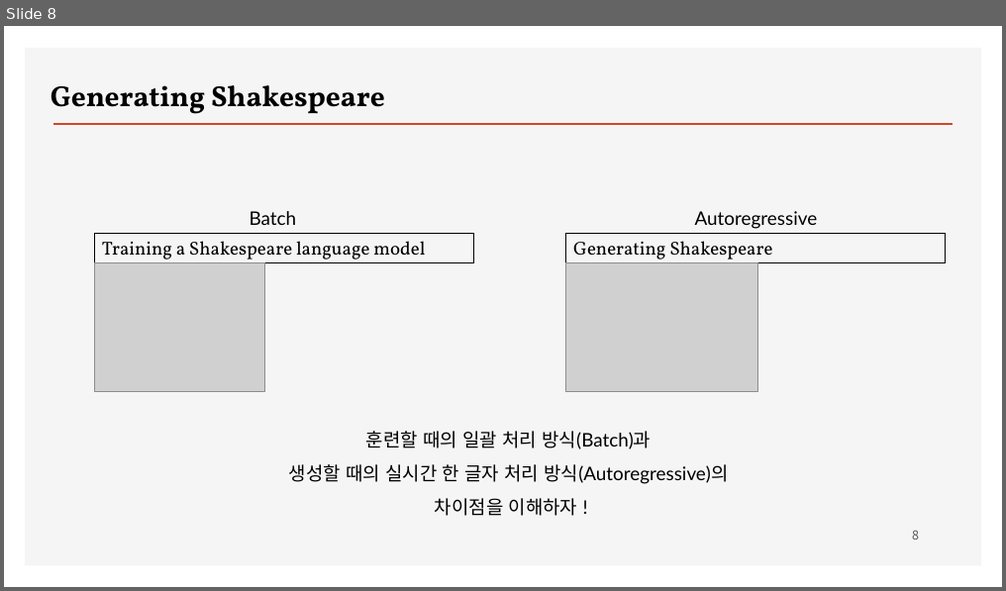
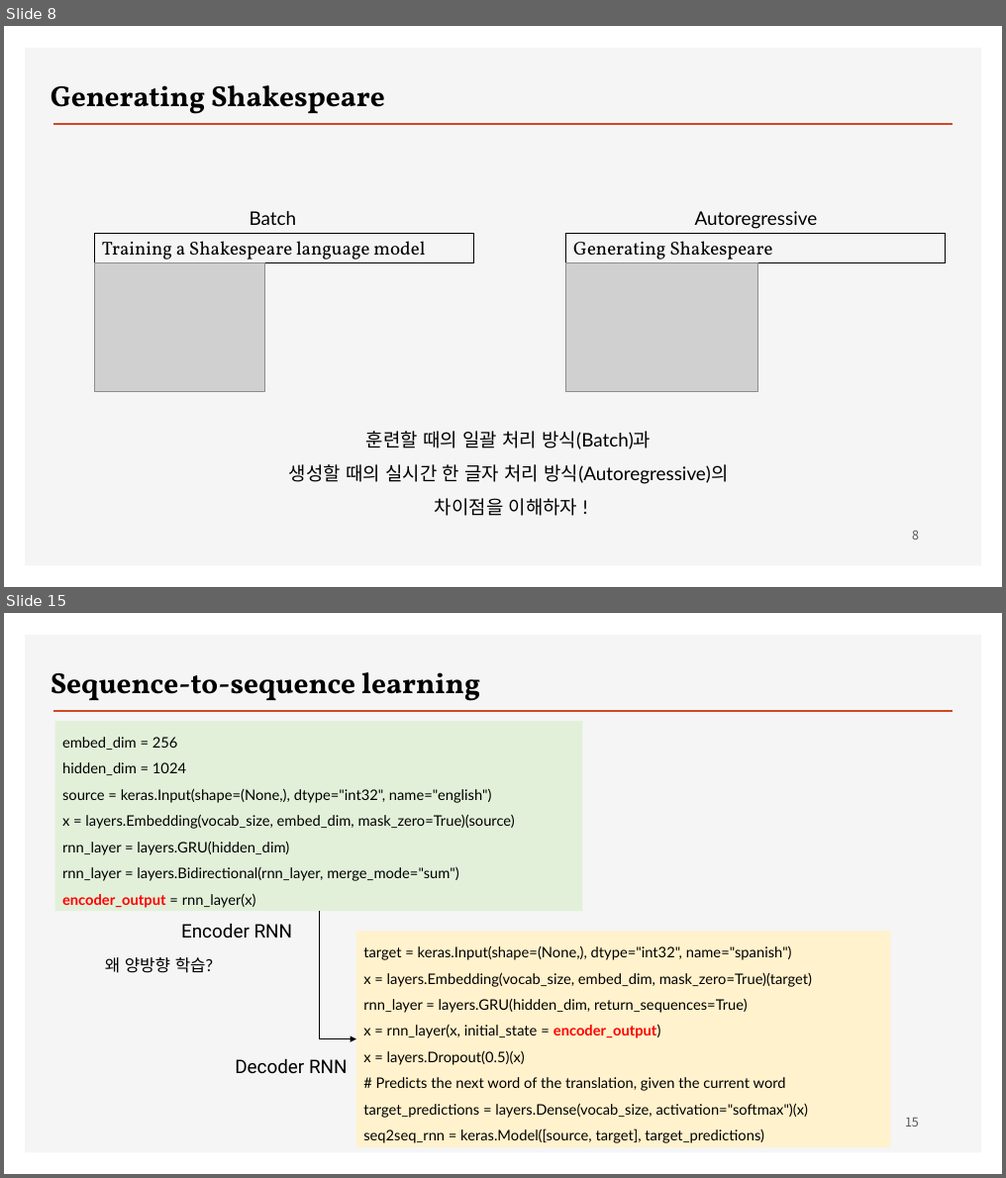
Before and after one commit to ancestor9/2026_Fall_Deep-Learning-with-Python, a slide deck: Chapter 15 Language models and the Transformer.pptx. Shown one above the other, each under a label of ours: slide 8 before the commit, slides 8 and 15 after it; the slides between them are not shown. The pictures are 1006x591 and 1006x1178 pixels, drawn with LibreOffice and Linux fonts; fonts in the diff are those of the drawing; grey boxes stand for pictures; background and template pictures are left out. Boxes give left, top, right and bottom in pixels: in the first picture for what was removed or moved away, otherwise in the second. Text is boxed around its words. In the diff, an @@ line names an element or a change of style, - is before the commit and + after.

```diff
--- a/Chapter 15 Language models and the Transformer.pptx
+++ b/Chapter 15 Language models and the Transformer.pptx
@@ slide 15 added at (4,613,1002,1174), background #FFFFFF; not listed: 2 template elements that a slide beside it also shows @@
@@ text added at (51,672,480,701), 28 pt, text #000000, bold @@
+Sequence-to-sequence learning
@@ rectangle added at (54,721,583,911), fill #E2F0D9, 14 pt, text #000000 @@
+embed_dim = 256
+hidden_dim = 1024
+source = keras.Input(shape=(None,), dtype="int32", name="english")
+x = layers.Embedding(vocab_size, embed_dim, mask_zero=True)(source)
+rnn_layer = layers.GRU(hidden_dim)
+rnn_layer = layers.Bidirectional(rnn_layer, merge_mode="sum")
+encoder_output = rnn_layer(x)
@@ text added at (181,923,293,938), 18 pt, text #000000 @@
+Encoder RNN
@@ elbow arrow added from (319, 911) to (356, 1040), #000000 0.5 pt @@
@@ rectangle added at (356,931,891,1148), fill #FFF2CC, 14 pt, text #000000 @@
+target = keras.Input(shape=(None,), dtype="int32", name="spanish")
+x = layers.Embedding(vocab_size, embed_dim, mask_zero=True)(target)
+rnn_layer = layers.GRU(hidden_dim, return_sequences=True)
+x = rnn_layer(x, initial_state = encoder_output)
+x = layers.Dropout(0.5)(x)
+# Predicts the next word of the translation, given the current word
+target_predictions = layers.Dense(vocab_size, activation="softmax")(x)
+seq2seq_rnn = keras.Model([source, target], target_predictions)
@@ text added at (105,958,213,973), 16 pt, text #000000 @@
+왜 양방향 학습?
@@ text added at (235,1059,348,1073), 18 pt, text #000000 @@
+Decoder RNN
@@ page number added at (905,1118,919,1127), 12 pt, text #595959 @@
+15
```
Also in this commit, not shown: 1 slide changed, 13 other slides added.
